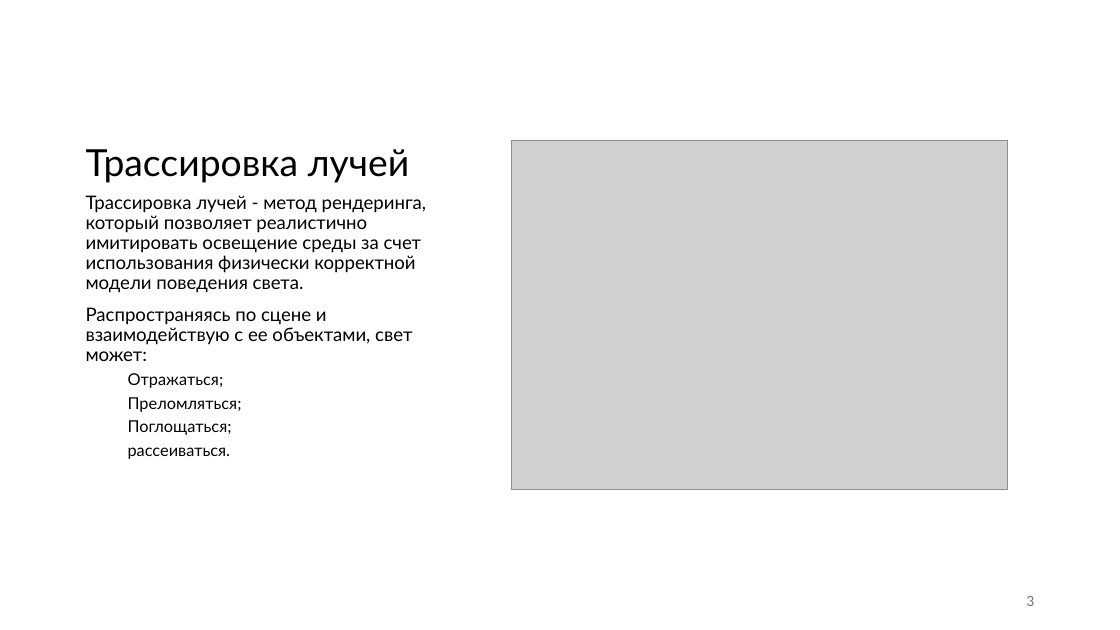
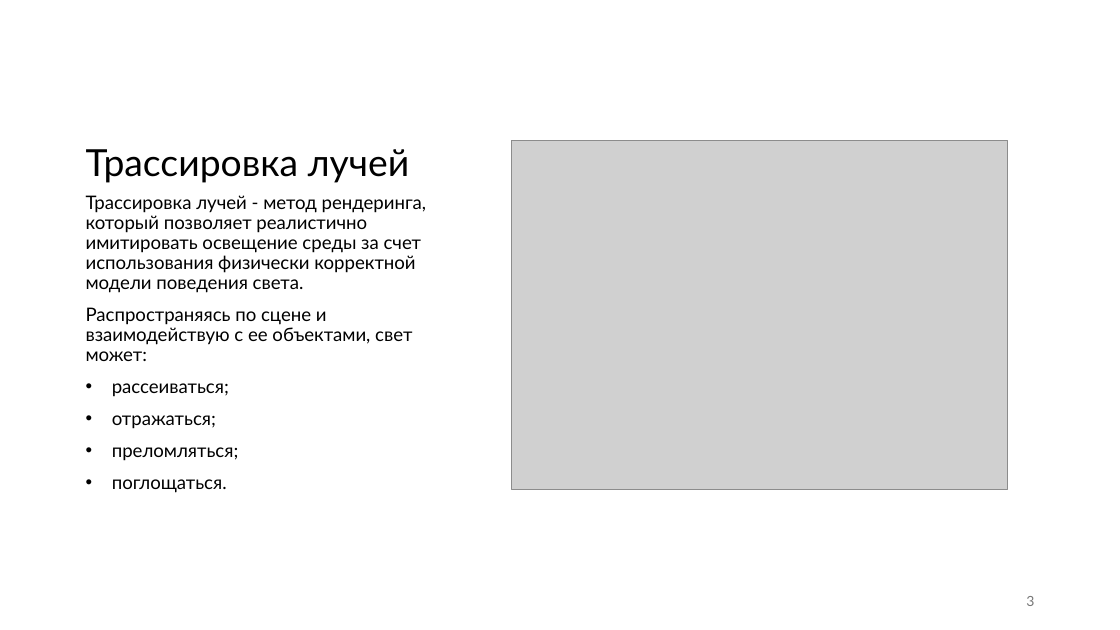
Before and after one commit to s3menchuk/bmstu-cw-cg, a slide deck: slide 3 of docs/presentation.pptx. Drawn at 1120x630 pixels with LibreOffice and Linux fonts; fonts in the diff are those of the drawing; grey boxes stand for pictures. Boxes give left, top, right and bottom in pixels: in the first picture for what was removed or moved away, otherwise in the second. Text is boxed around its words. In the diff, an @@ line names an element or a change of style, - is before the commit and + after.

```diff
--- a/docs/presentation.pptx
+++ b/docs/presentation.pptx
@@ text at bbox=[112, 383, 239, 493]: text changed; size 14 to 16 pt @@
-  Отражаться;
-  Преломляться;
-  Поглощаться;
-  рассеиваться.
+• рассеиваться;
+• отражаться;
+• преломляться;
+• поглощаться.
```
Also in this commit, not shown: 1 slide added, 4 other files.
